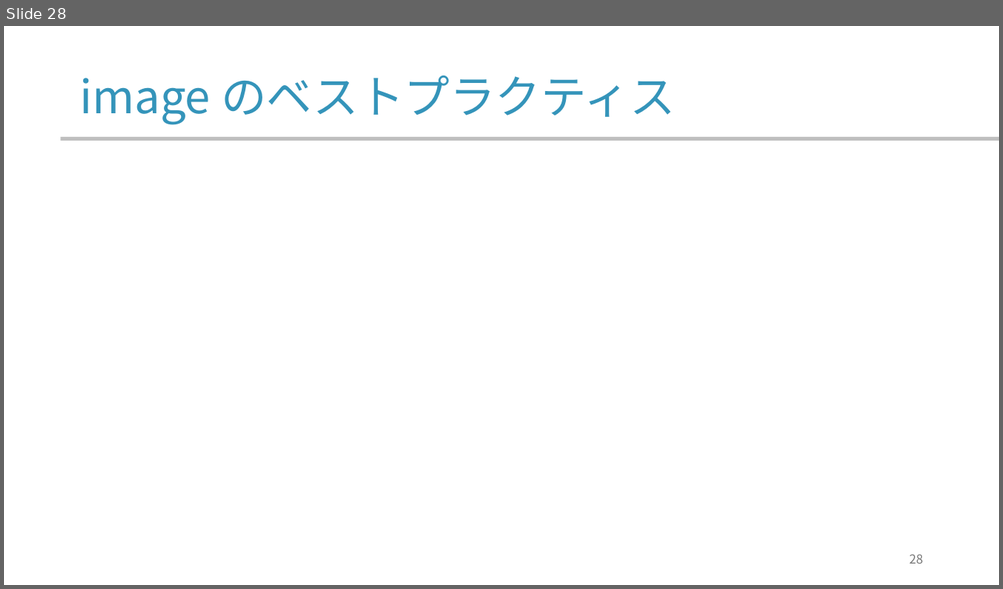
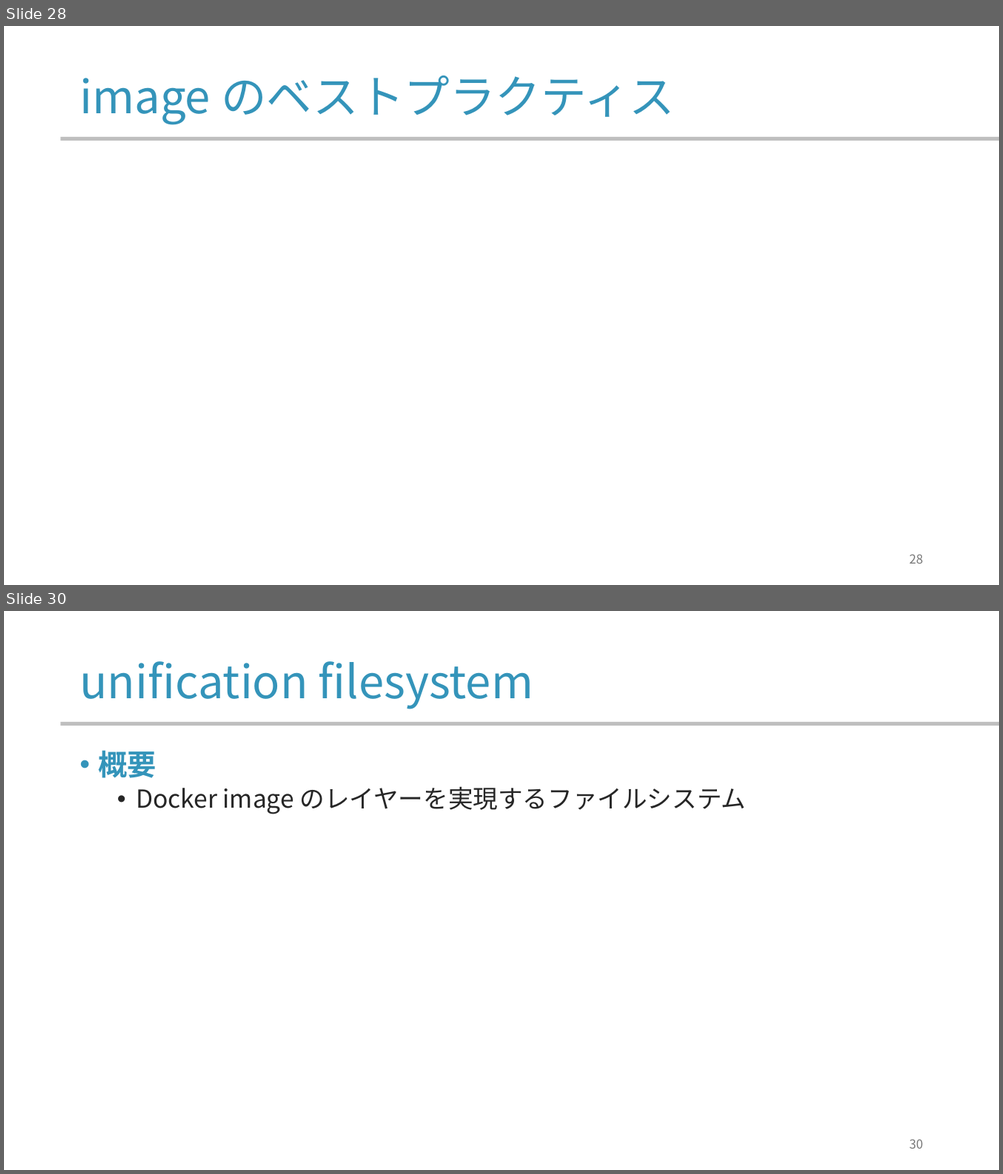
Before and after one commit to yamada-ai/java-prac, a slide deck: docker-container.pptx. Shown one above the other, each under a label of ours: slide 28 before the commit, slides 28 and 30 after it; the slides between them are not shown. The pictures are 1003x589 and 1003x1174 pixels, drawn with LibreOffice and Linux fonts; fonts in the diff are those of the drawing; background and template pictures are left out. Boxes give left, top, right and bottom in pixels: in the first picture for what was removed or moved away, otherwise in the second. Text is boxed around its words. In the diff, an @@ line names an element or a change of style, - is before the commit and + after.

```diff
--- a/docker-container.pptx
+++ b/docker-container.pptx
@@ slide 30 added at (x1=4, y1=611, x2=999, y2=1170), background #FFFFFF; not listed: 1 template element that a slide beside it also shows @@
@@ title added at (x1=79, y1=661, x2=533, y2=709), 44 pt, text #3494BA @@
+unification filesystem
@@ text added at (x1=99, y1=750, x2=746, y2=815), 24 pt, text #262626 @@
+• 概要
+  • Docker image のレイヤーを実現するファイルシステム
@@ page number added at (x1=909, y1=1139, x2=923, y2=1149), 12 pt, text #797979 @@
+30
```
Also in this commit, not shown: 9 slides changed, 2 other slides added, 1 slide removed.
